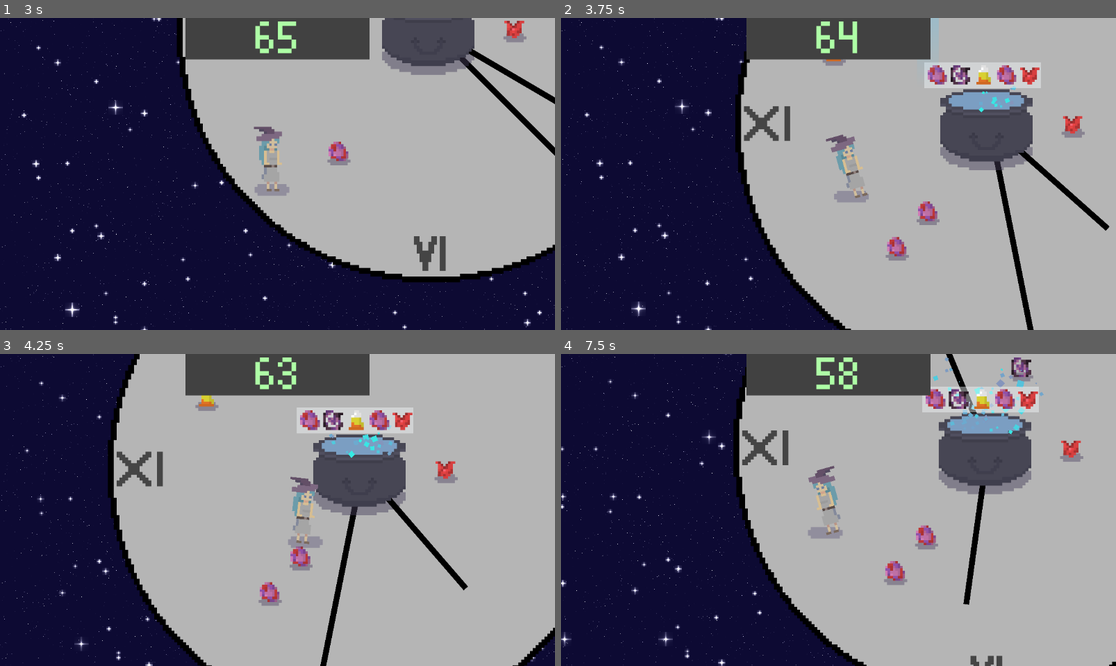
Above: before the commit, frames 1-4 (two rows, left to right).
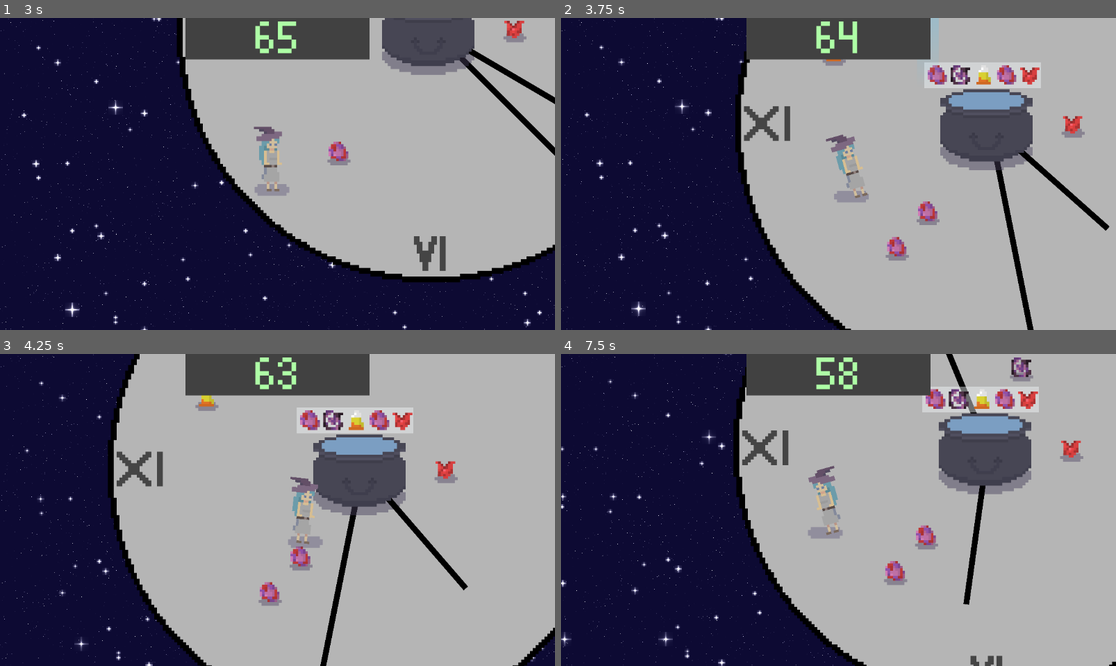
Above: after the commit, the same moments.

Repository: arrowira/miniJam189
Game: Godot game, scene res://Scenes/main.tscn
The game is run twice, just before and just after one commit, with the same random seed, the same clock (stepped at 60 frames per second) and the same inputs.
Inputs:
- Up to frame 1 (3 s): hold A (right) 0.53-1.28 s; tap F (drop) every 0.75 s from 0.6 to 2.85 s; tap Space (jump) at 0.77, 1.52 s; hold S (down) 1.28-2.03 s; hold A (right) 2.03-2.78 s; hold W (up) from 2.78 s (still down)
- Up to frame 2 (3.75 s): tap Space (jump) at 3.02 s; release W (up) at 3.53 s; hold D (left) from 3.53 s (still down); tap F (drop) at 3.6 s
- Up to frame 3 (4.25 s): keep holding D (left); tap Space (jump) at 3.77 s
- Up to frame 4 (7.5 s): tap F (drop) every 0.75 s from 4.35 to 7.35 s; tap Space (jump) at 4.52, 6.02, 6.77 s; release D (left) at 5.03 s; hold S (down) 5.03-5.78 s; hold A (right) 5.78-6.53 s; hold W (up) 6.53-7.28 s; hold A (right) from 7.28 s (still down)

Frame 1 is identical in both runs. In frame 2, less than 0.1% of the frame differs, in the area x 75-82%, y 21-31%; in frame 3, 0.1%; in frame 4, 0.3%, in the area x 66-87%, y 1-26%.

Commit message:
cauldron win particles

Diff:
--- a/minijam189/Scenes/Cauldron.tscn
+++ b/minijam189/Scenes/Cauldron.tscn
@@ -38,6 +38,33 @@
 
 [sub_resource type="CanvasTexture" id="CanvasTexture_xnucd"]
 
+[sub_resource type="Curve" id="Curve_vgo0q"]
+_data = [Vector2(0, 0.142857), 0.0, 0.0, 0, 0, Vector2(0.526667, 0.681319), 0.0, 0.0, 0, 0, Vector2(1, 0), 0.0, 0.0, 0, 0]
+point_count = 3
+
+[sub_resource type="CurveTexture" id="CurveTexture_gvxw2"]
+curve = SubResource("Curve_vgo0q")
+
+[sub_resource type="ParticleProcessMaterial" id="ParticleProcessMaterial_nbiai"]
+particle_flag_disable_z = true
+emission_shape_scale = Vector3(200, 40, 1)
+emission_shape = 3
+emission_box_extents = Vector3(1, 1, 1)
+angle_min = -101.4
+angle_max = 121.7
+angular_velocity_min = -81.13
+angular_velocity_max = 121.69
+gravity = Vector3(0, -90, 0)
+linear_accel_min = -14.08
+linear_accel_max = 16.9
+scale_min = 15.08
+scale_max = 50.0
+scale_curve = SubResource("CurveTexture_gvxw2")
+hue_variation_min = -1.0
+hue_variation_max = 1.0
+turbulence_enabled = true
+turbulence_noise_strength = 4.58
+
 [node name="Cauldron" type="Node2D"]
 script = ExtResource("1_utyoj")
 
@@ -74,6 +101,7 @@
 shape = SubResource("RectangleShape2D_ing50")
 
 [node name="GPUParticles2D" type="GPUParticles2D" parent="."]
+visible = false
 modulate = Color(0.441491, 0.654114, 0.801832, 1)
 position = Vector2(7, -151)
 rotation = -1.57519
@@ -81,6 +109,20 @@
 process_material = SubResource("ParticleProcessMaterial_m0h83")
 texture = SubResource("CanvasTexture_xnucd")
 lifetime = 3.0
+
+[node name="winParts" type="GPUParticles2D" parent="."]
+modulate = Color(0.441491, 0.654114, 0.801832, 1)
+position = Vector2(4, -140)
+rotation = 3.13281
+scale = Vector2(1, 1)
+emitting = false
+amount = 200
+process_material = SubResource("ParticleProcessMaterial_nbiai")
+texture = SubResource("CanvasTexture_xnucd")
+lifetime = 3.0
+one_shot = true
+explosiveness = 1.0
+randomness = 0.61
 
 [node name="winTimer" type="Timer" parent="."]
 wait_time = 0.5
--- a/minijam189/Scripts/CauldronManager.gd
+++ b/minijam189/Scripts/CauldronManager.gd
@@ -20,6 +20,7 @@
 		items.remove_at(0)
 		if len(items) == 0:
 			$winTimer.start()
+			$winParts.emitting = true
 			ari = 0
 			get_parent().get_node("CanvasLayer").addTime(50)
 
Not shown: 1 places in minijam189/Scenes/Cauldron.tscn that only renumber resources
